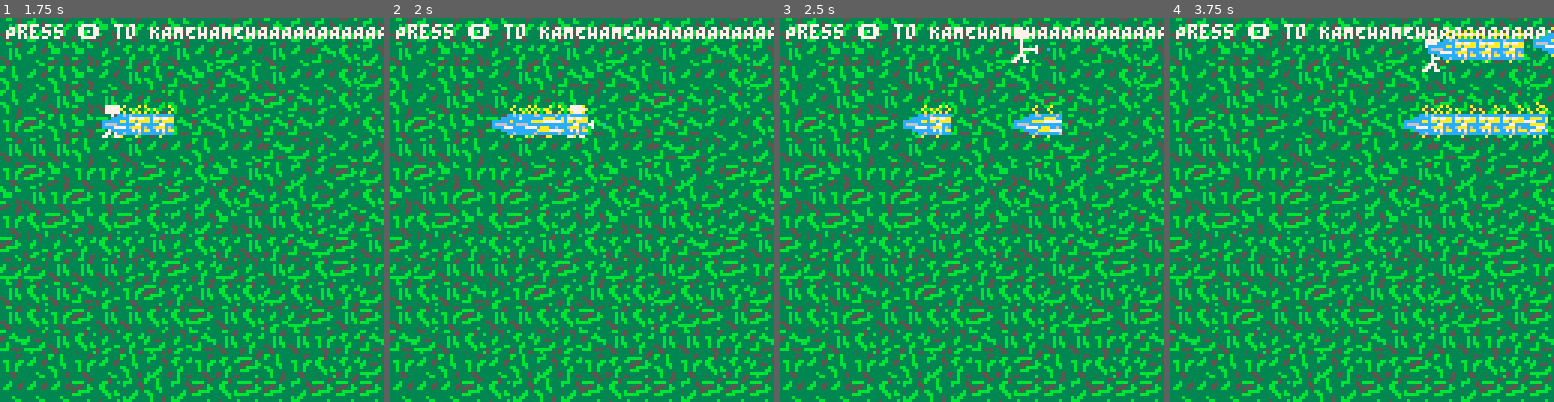
Above: before the commit, frames 1-4 (left to right).
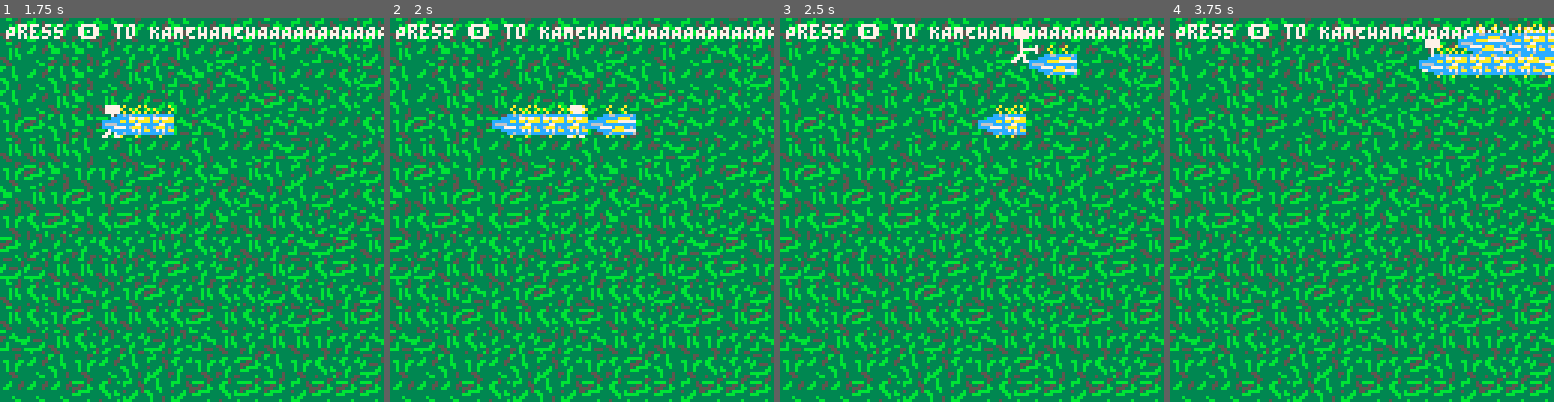
Above: after the commit, the same moments.

Repository: Jerry-Gu-SB/pico-8-kamehameha
Game: PICO-8 cartridge kamehameha.p8
Two runs of this game, one before a commit and one after it. Both use one fixed random seed, a clock stepped at 60 frames per second and the inputs below.
Inputs:
- Up to frame 1 (1.75 s): tap O (Z key) at 0.7, 1.7 s; hold Right from 1.6 s (still down)
- Up to frame 2 (2 s): keep holding Right
- Up to frame 3 (2.5 s): release Right at 2.1 s; tap O (Z key) at 2.1 s; hold Up 2.15-2.42 s; hold Right from 2.47 s (still down)
- Up to frame 4 (3.75 s): tap O (Z key) every 0.4 s from 2.5 to 3.7 s; release Right at 3.03 s; hold Left 3.08-3.58 s; hold Down from 3.63 s (still down)

Frame 1 is identical in both runs. In frame 2, 1.0% of the frame differs, in the area x 32-65%, y 22-32%; in frame 3, 2.5%; in frame 4, 5.4%, in the area x 60-100%, y 1-32%.

Commit message:
BUGFIX: laser now shoots out of the player's hands automatically

Diff:
--- a/kamehameha.p8
+++ b/kamehameha.p8
@@ -90,12 +90,16 @@
 
 function update_kamehameha(k)
     k.frame += 1
+    if k.frame == 9 then
+        k.x = player.x + 10
+        k.y = player.y
+    end
     return k.frame < 50
 end
 
 function new_kamehameha(start_x, start_y, dx, dy)
     local k = {
-        x = start_x + 10,
+        x = start_x,
         y = start_y,
         dx = 0,
         dy = 0,
